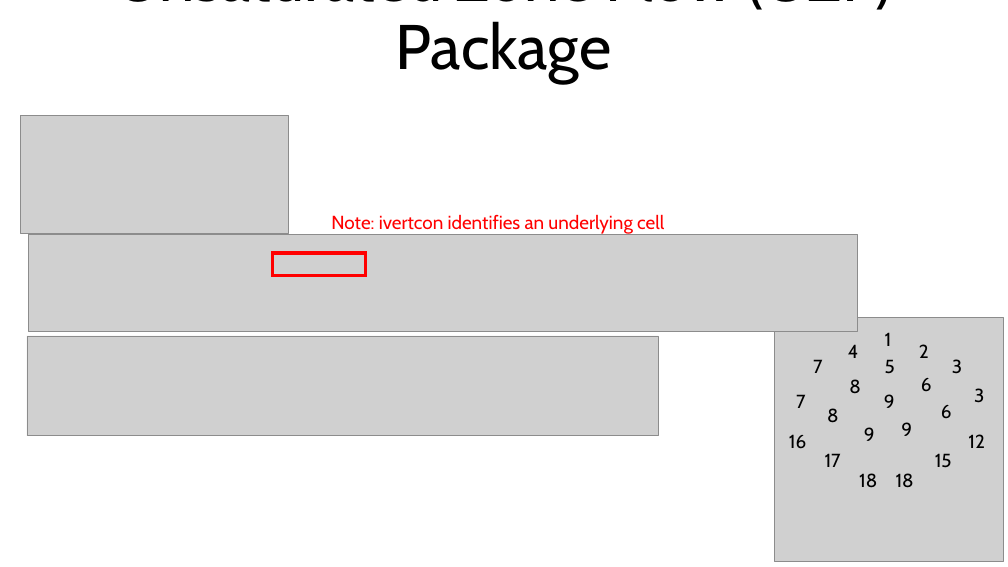
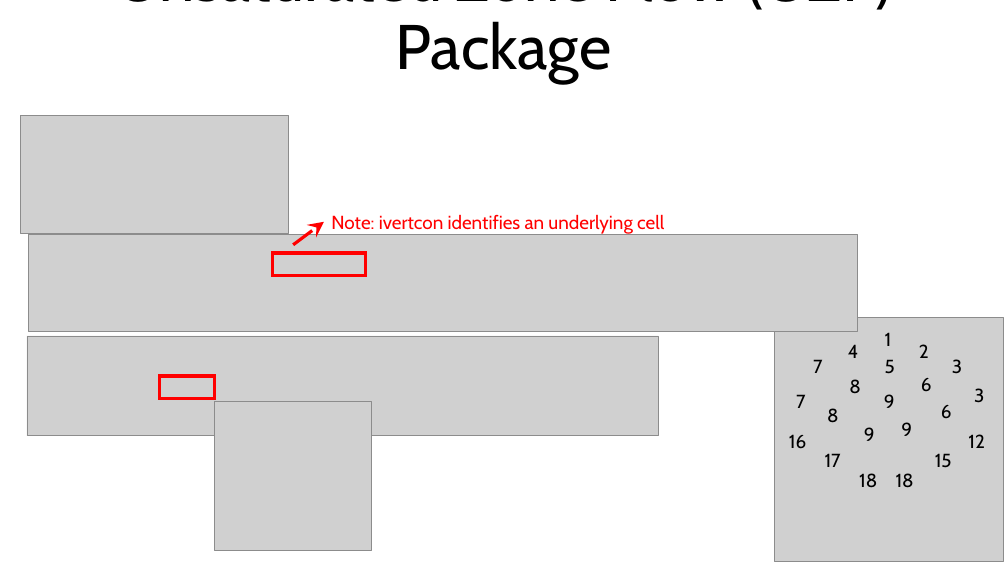
Before and after one commit to jlarsen-usgs/CWEMF-advanced-modflow, a slide deck: slide 17 of presentations/Advanced_Packages.pptx. Drawn at 1008x567 pixels with LibreOffice and Linux fonts; fonts in the diff are those of the drawing; grey boxes stand for pictures. Boxes give left, top, right and bottom in pixels: in the first picture for what was removed or moved away, otherwise in the second. Text is boxed around its words. In the diff, an @@ line names an element or a change of style, - is before the commit and + after.

```diff
--- a/presentations/Advanced_Packages.pptx
+++ b/presentations/Advanced_Packages.pptx
@@ arrow added from (293, 245) to (324, 222), #FF0000 3 pt @@
@@ rectangle added at (x1=160, y1=376, x2=215, y2=399), outline #FF0000 3 pt @@
@@ picture added at (x1=215, y1=402, x2=371, y2=551) @@
```
Also in this commit, not shown: 1 other slide changed, 4 other files.
